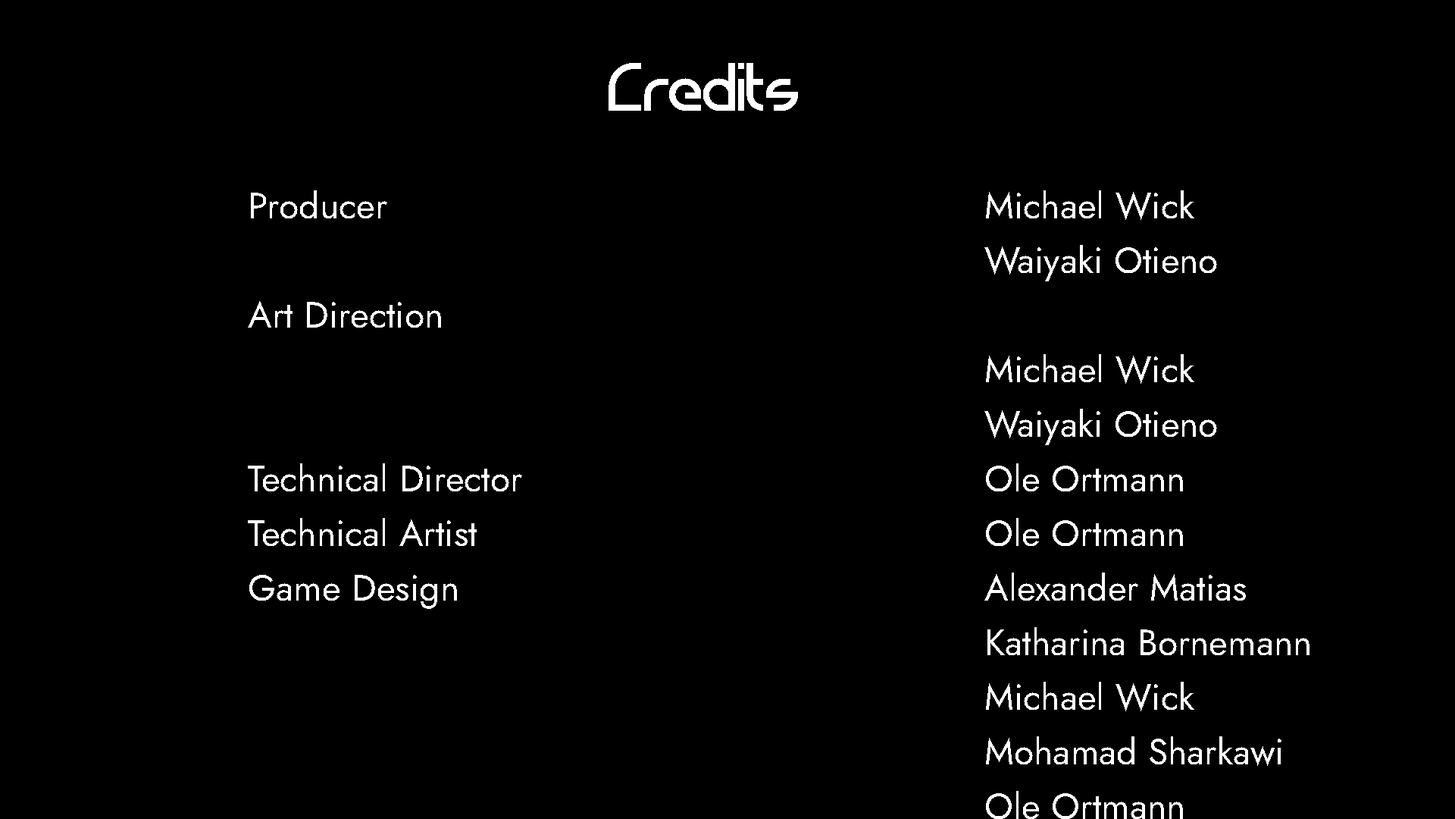
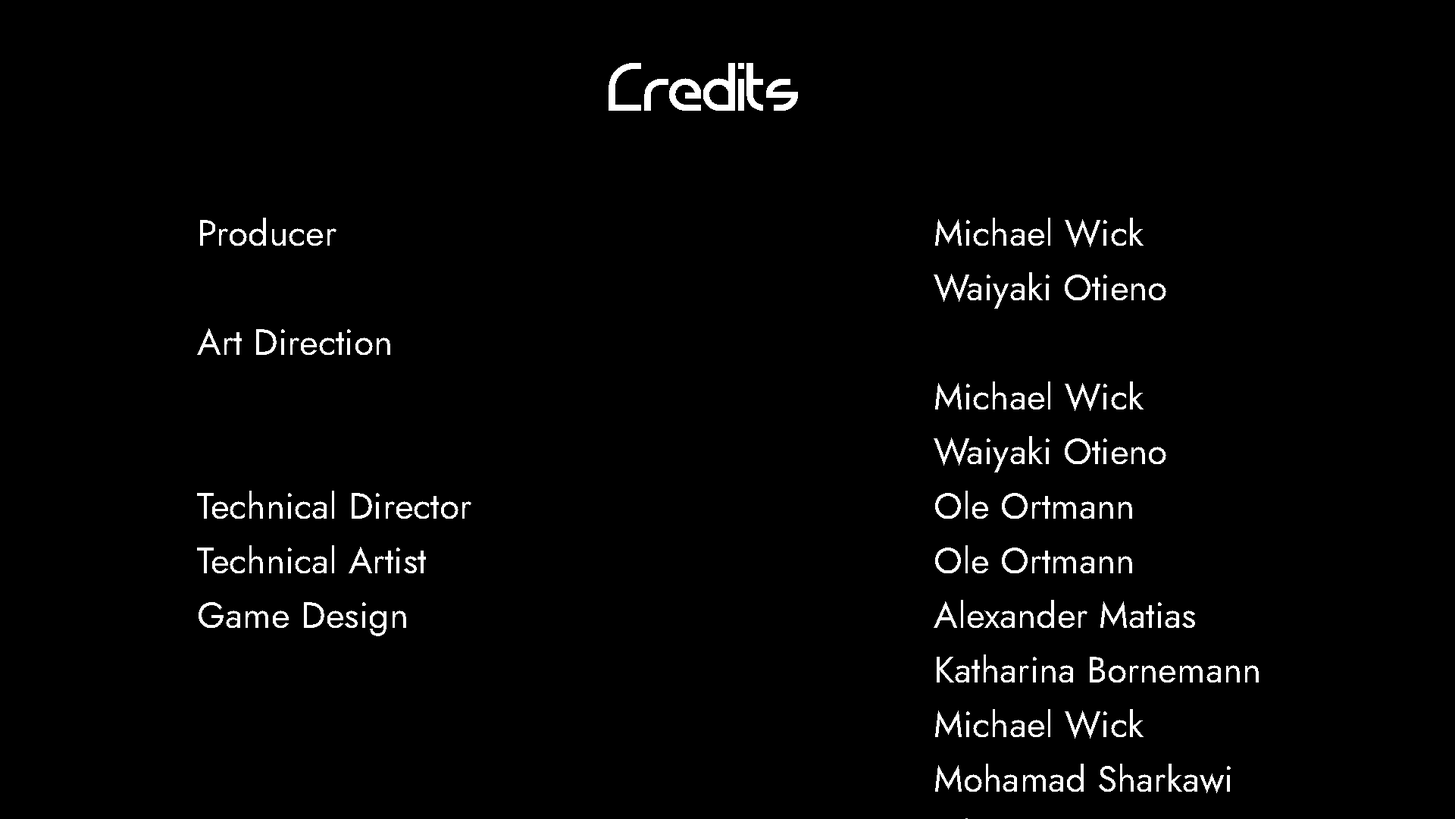
Revision of a layered 1455×819 image; what changed, layer by layer:
painted on "Producer Michael Wick" over box(197, 190, 1310, 819)
